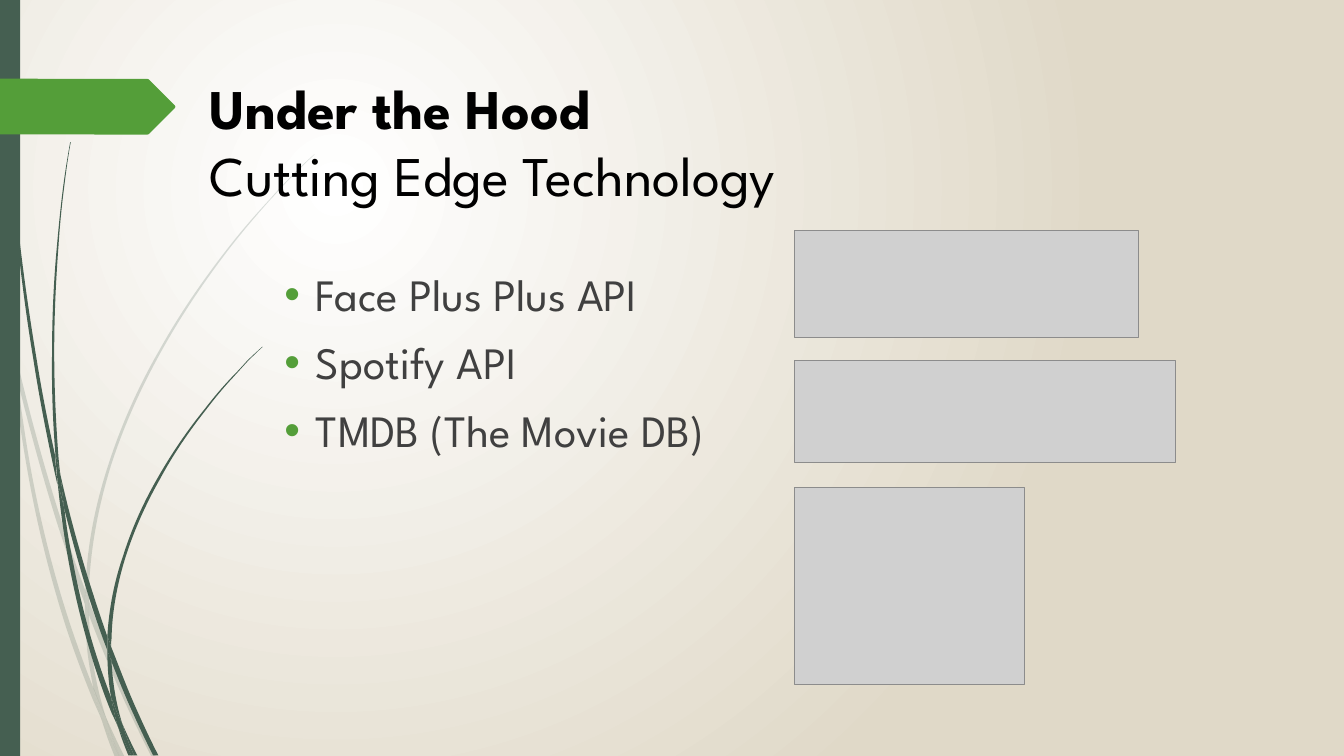
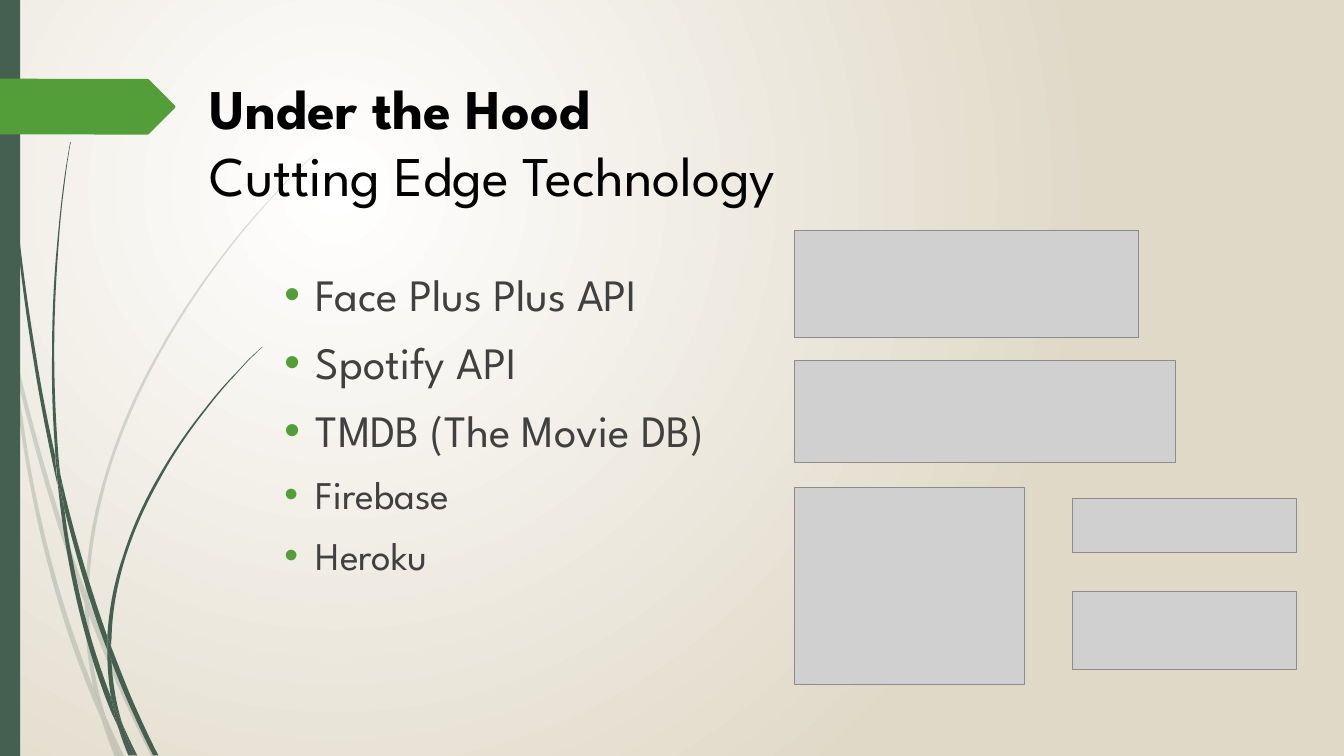
Before and after one commit to ceejayvarias/emoMint, a slide deck: slide 4 of presentation/emoMint.pptx (slide 6 before the commit). Drawn at 1344x756 pixels with LibreOffice and Linux fonts; fonts in the diff are those of the drawing; grey boxes stand for pictures. Boxes give left, top, right and bottom in pixels: in the first picture for what was removed or moved away, otherwise in the second. Text is boxed around its words. In the diff, an @@ line names an element or a change of style, - is before the commit and + after.

```diff
--- a/presentation/emoMint.pptx
+++ b/presentation/emoMint.pptx
@@ text at <box>316,482,450,571</box>: paragraphs added @@
+• Firebase
+• Heroku
@@ picture added at <box>1073,499,1297,554</box> @@
@@ picture added at <box>1073,592,1297,670</box> @@
```
Also in this commit, not shown: 4 other slides changed, 1 slide removed, 2 other files.
